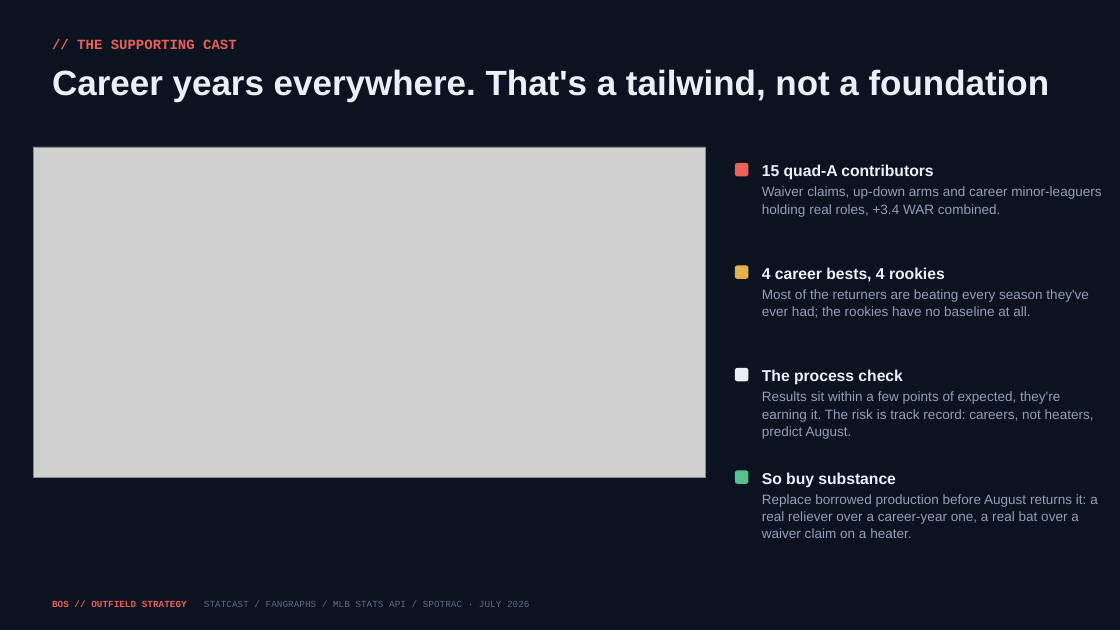
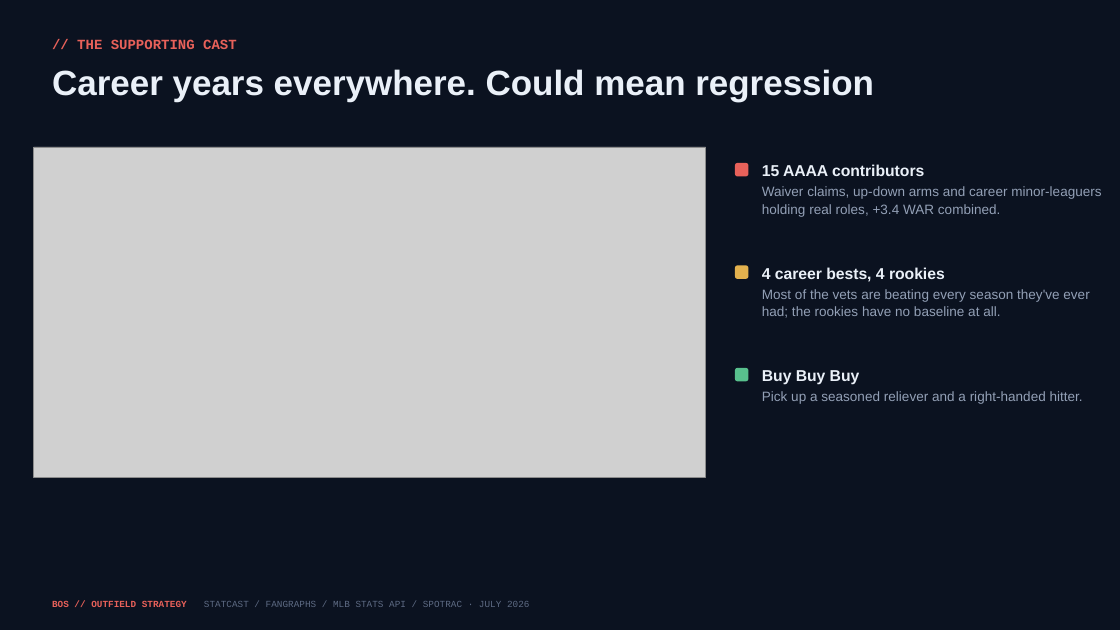
Before and after one commit to justinloo12/jarren-duran-outlier-analysis, a slide deck: slide 11 of outputs/Red_Sox_Trade_Deadline.pptx. Drawn at 1120x630 pixels with LibreOffice and Linux fonts; fonts in the diff are those of the drawing; grey boxes stand for pictures. Boxes give left, top, right and bottom in pixels: in the first picture for what was removed or moved away, otherwise in the second. Text is boxed around its words. In the diff, an @@ line names an element or a change of style, - is before the commit and + after.

```diff
--- a/outputs/Red_Sox_Trade_Deadline.pptx
+++ b/outputs/Red_Sox_Trade_Deadline.pptx
@@ text at bbox=[52, 69, 874, 102]: text changed @@
-Career years everywhere. That's a tailwind, not a foundation
+Career years everywhere. Could mean regression
@@ text at bbox=[762, 164, 924, 176]: text changed @@
-15 quad-A contributors
+15 AAAA contributors
@@ text at bbox=[762, 289, 1089, 318]: text changed @@
-Most of the returners are beating every season they've ever had; the rookies have no baseline at all.
+Most of the vets are beating every season they've ever had; the rookies have no baseline at all.
@@ rounded rectangle at bbox=[735, 368, 749, 381]: fill #EAF0F8 to #58C08D @@
@@ text at bbox=[762, 370, 1083, 404]: text changed @@
-The process check
-Results sit within a few points of expected, they're earning it. The risk is track record: careers, not heaters, predict August.
+Buy Buy Buy
+Pick up a seasoned reliever and a right-handed hitter.
@@ rounded rectangle removed at bbox=[735, 471, 749, 484] @@
@@ text removed at bbox=[762, 472, 1098, 538] @@
-So buy substance
-Replace borrowed production before August returns it: a real reliever over a career-year one, a real bat over a waiver claim on a heater.
```
Also in this commit, not shown: 10 other slides changed, 2 slides removed, 26 other files.
